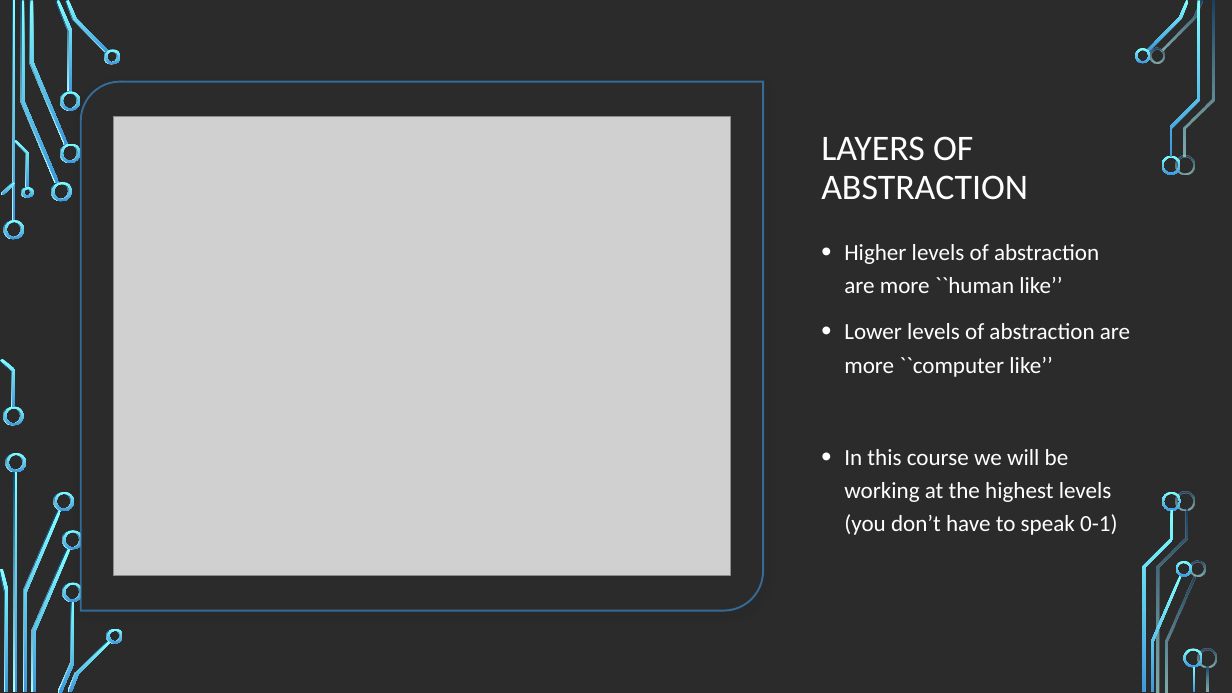
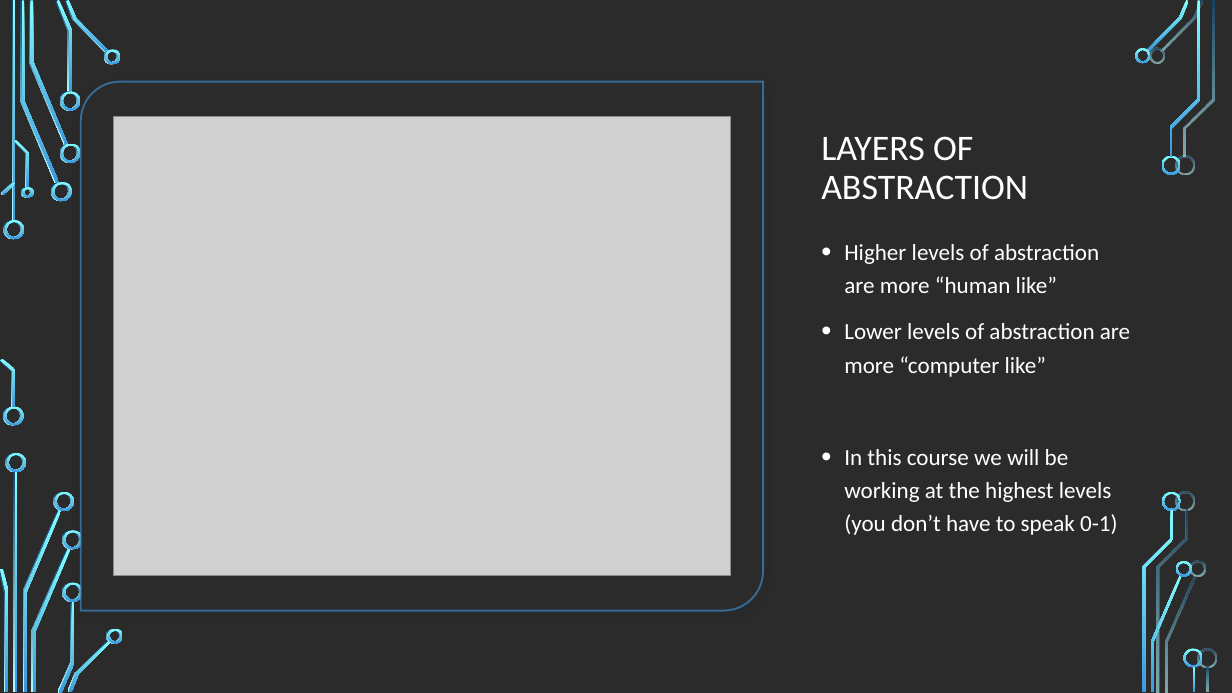
Before and after one commit to venelink/python_course, a slide deck: slide 12 of Slides/01_Introduction.pptx. Drawn at 1232x693 pixels with LibreOffice and Linux fonts; fonts in the diff are those of the drawing; grey boxes stand for pictures; background and template pictures are left out; a plain dark background stands for a picture behind light text. Boxes give left, top, right and bottom in pixels: in the first picture for what was removed or moved away, otherwise in the second. Text is boxed around its words. In the diff, an @@ line names an element or a change of style, - is before the commit and + after.

```diff
--- a/Slides/01_Introduction.pptx
+++ b/Slides/01_Introduction.pptx
@@ text at box(844, 244, 1130, 377): text changed @@
-• Higher levels of abstraction are more ``human like’’
-• Lower levels of abstraction are more ``computer like’’
+• Higher levels of abstraction are more “human like”
+• Lower levels of abstraction are more “computer like”
```
Also in this commit, not shown: 6 other slides changed.
